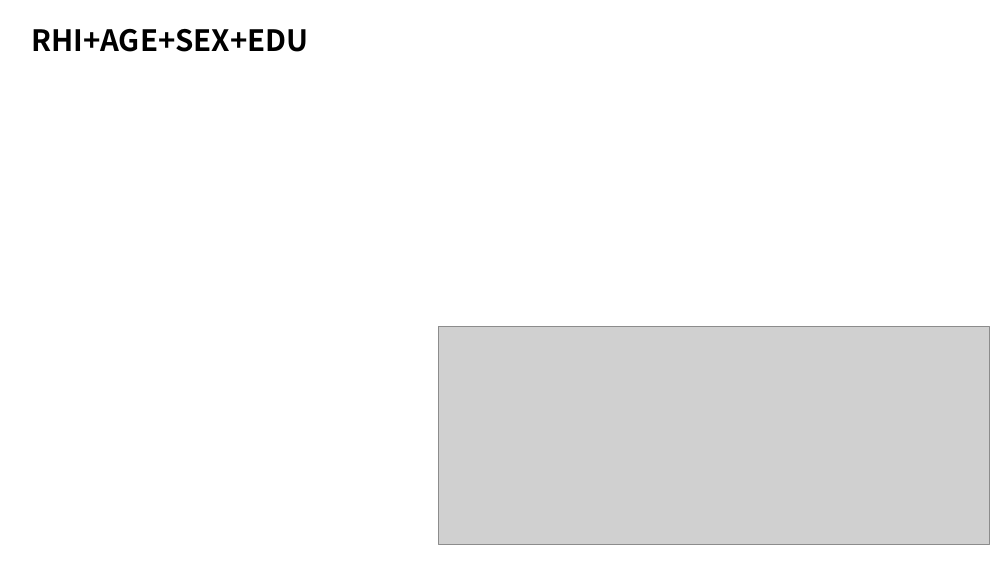
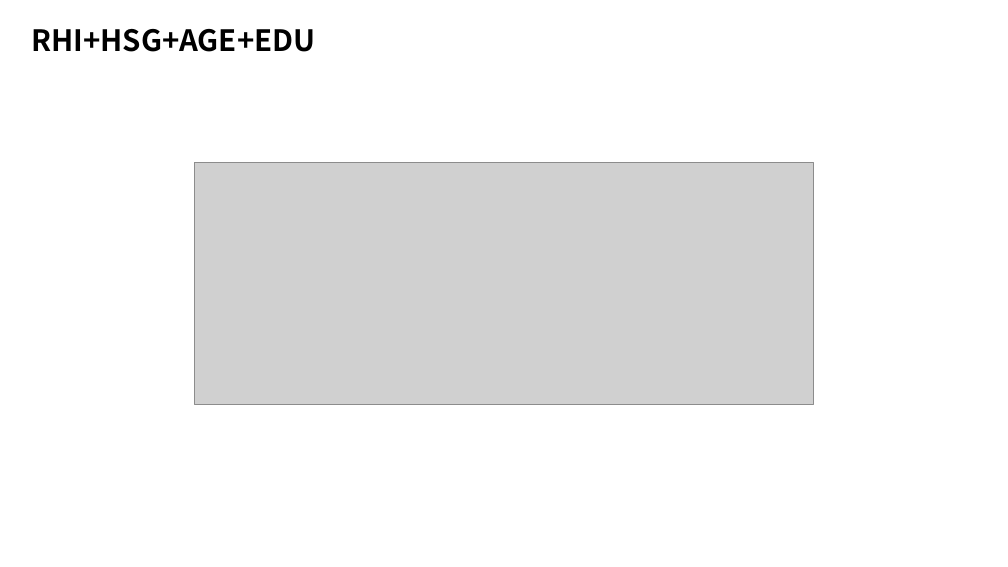
Before and after one commit to Radominic/BusinessAnalytics, a slide deck: slide 8 of week6_assignment.pptx (slide 7 before the commit). Drawn at 1008x567 pixels with LibreOffice and Linux fonts; fonts in the diff are those of the drawing; grey boxes stand for pictures. Boxes give left, top, right and bottom in pixels: in the first picture for what was removed or moved away, otherwise in the second. Text is boxed around its words. In the diff, an @@ line names an element or a change of style, - is before the commit and + after.

```diff
--- a/week6_assignment.pptx
+++ b/week6_assignment.pptx
@@ text at box(31, 29, 315, 52): text changed @@
-RHI+AGE+SEX+EDU
+RHI+HSG+AGE+EDU
@@ picture added at box(194, 163, 814, 405) @@
@@ picture removed at box(439, 327, 990, 544) @@
```
Also in this commit, not shown: 3 slides added, 2 slides removed, 1 other file.
